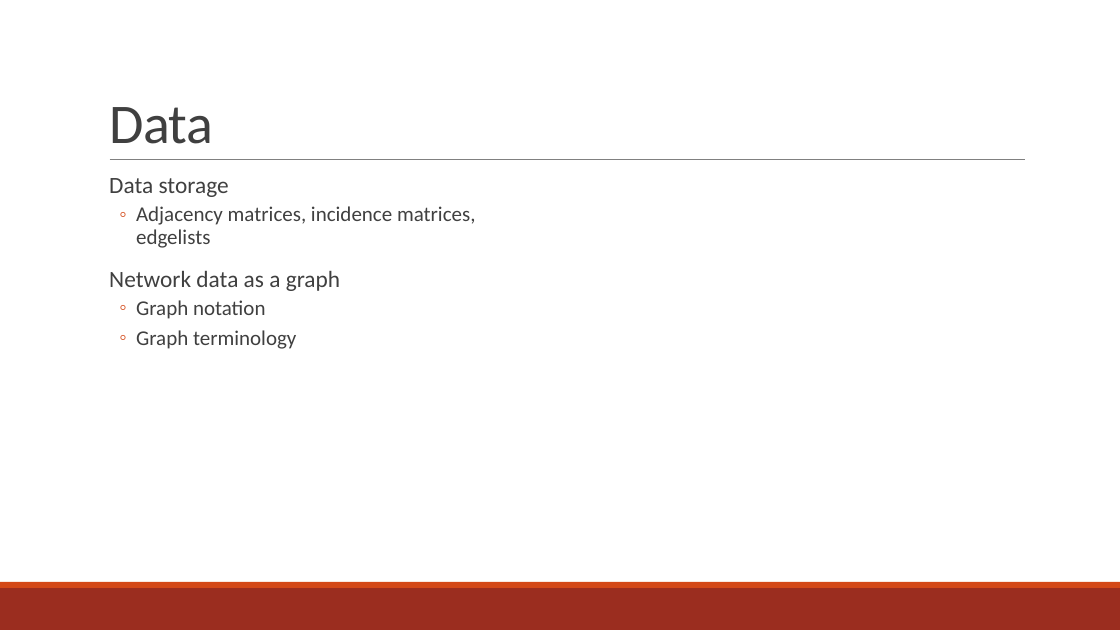
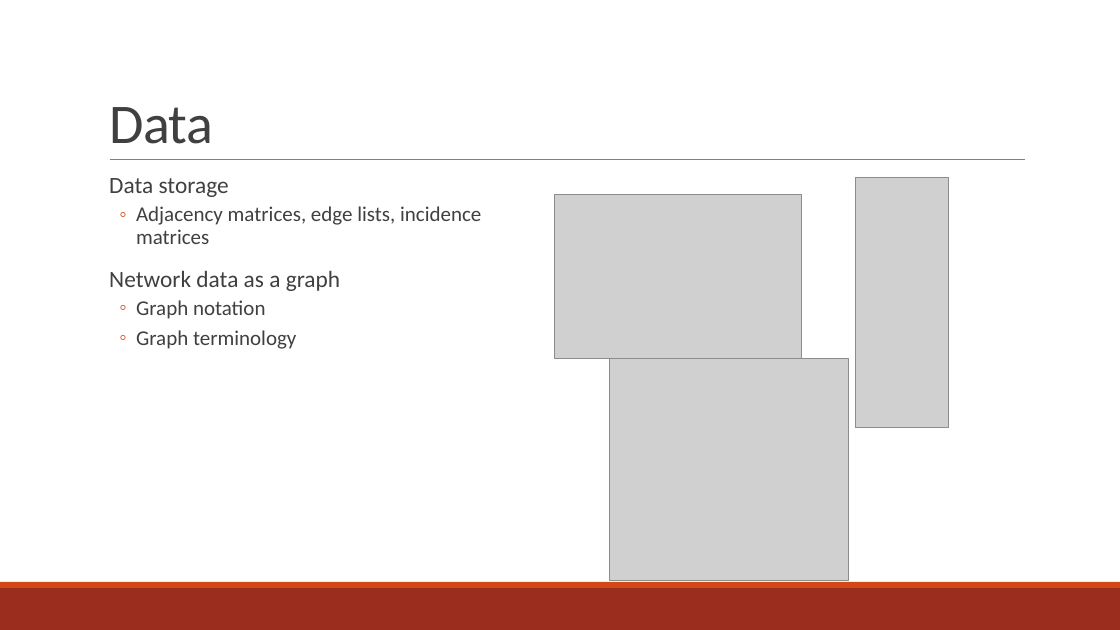
Before and after one commit to ebey/sunbelt2015, a slide deck: slide 6 of statnetWeb_slides.pptx. Drawn at 1120x630 pixels with LibreOffice and Linux fonts; fonts in the diff are those of the drawing; grey boxes stand for pictures. Boxes give left, top, right and bottom in pixels: in the first picture for what was removed or moved away, otherwise in the second. Text is boxed around its words. In the diff, an @@ line names an element or a change of style, - is before the commit and + after.

Commit message:
more slides

```diff
--- a/statnetWeb_slides.pptx
+++ b/statnetWeb_slides.pptx
@@ picture added at [856,178,949,428] @@
@@ text at [136,206,481,244]: text changed @@
-  ◦ Adjacency matrices, incidence matrices, edgelists
+  ◦ Adjacency matrices, edge lists, incidence matrices
@@ picture added at [555,195,802,359] @@
@@ picture added at [610,359,849,581] @@
```
Also in this commit, not shown: 1 other slide changed, 2 slides added, 1 slide removed.
